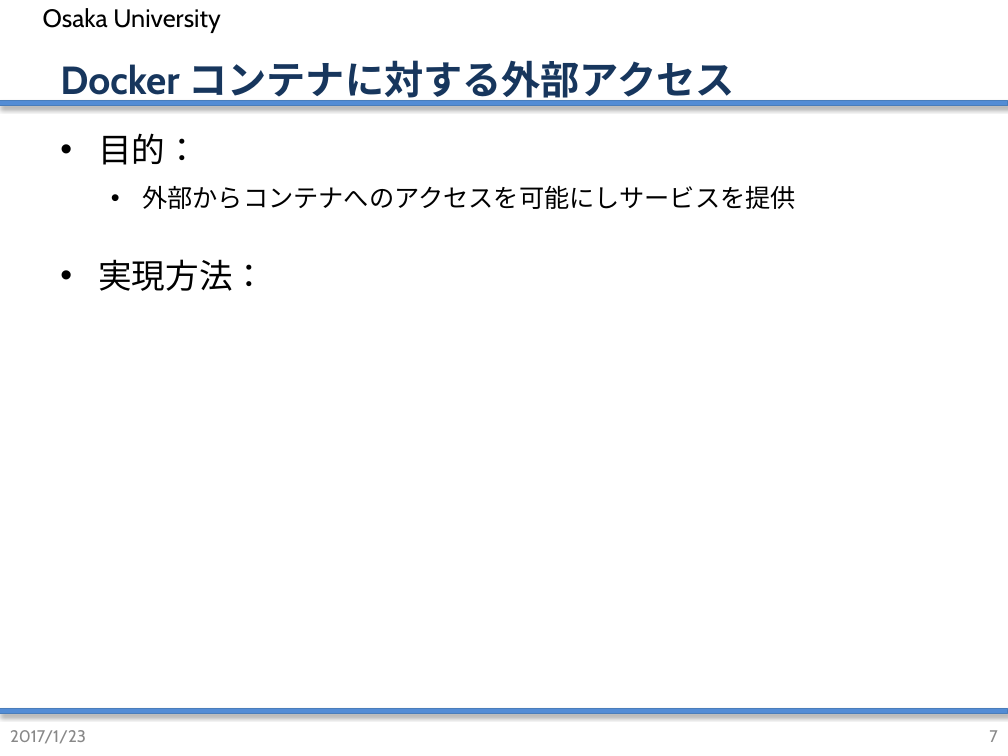
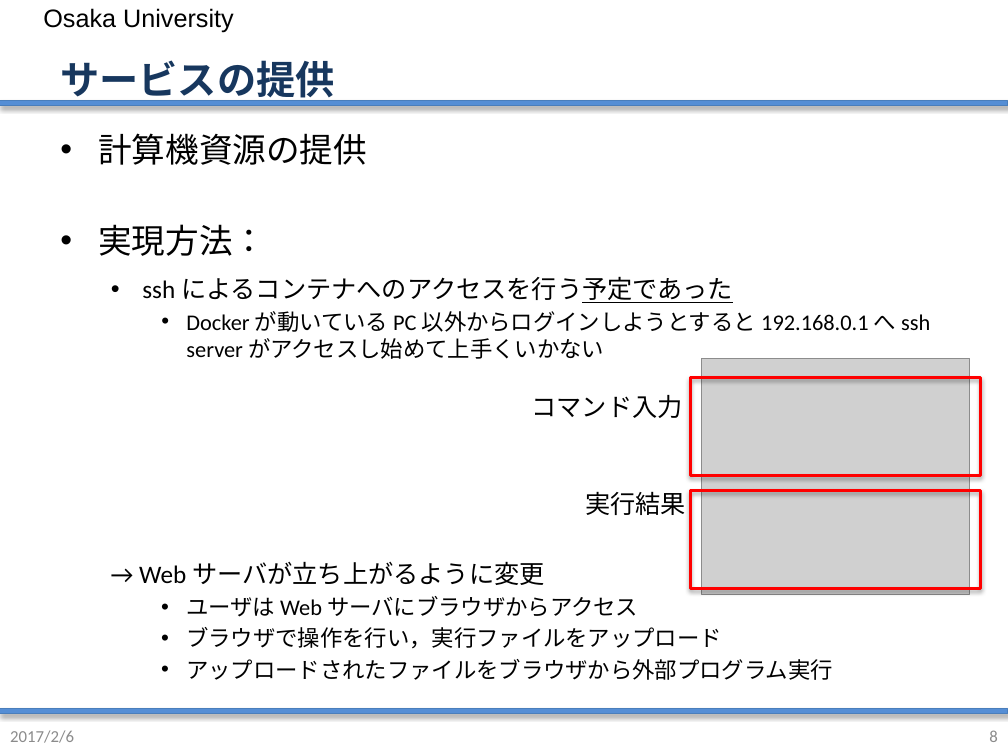
Before and after one commit to handai-trema/IaaS-namn, a slide deck: slide 8 of web/team-namnネットワーク演習最終課題.pptx (slide 7 before the commit). Drawn at 1008x756 pixels with LibreOffice and Linux fonts; fonts in the diff are those of the drawing; grey boxes stand for pictures; background and template pictures are left out. Boxes give left, top, right and bottom in pixels: in the first picture for what was removed or moved away, otherwise in the second. Text is boxed around its words. In the diff, an @@ line names an element or a change of style, - is before the commit and + after.

```diff
--- a/web/team-namnネットワーク演習最終課題.pptx
+++ b/web/team-namnネットワーク演習最終課題.pptx
@@ text "Osaka University" at bbox=[43, 8, 234, 33]: font Cabin to Arial; indent changed; more space between paragraphs @@
@@ title at bbox=[60, 60, 334, 105]: text changed; font Cabin to Calibri; text colour #17365D to #17375E @@
-Docker コンテナに対する外部アクセス
+サービスの提供
@@ text at bbox=[98, 133, 367, 165]: text changed; size 18 to 24 pt; font Cabin to Calibri @@
-• 目的：
-  • 外部からコンテナへのアクセスを可能にしサービスを提供
+• 計算機資源の提供
@@ text at bbox=[98, 224, 266, 256]: font Cabin to Calibri in "実現方法："; more space between paragraphs @@
@@ text at bbox=[142, 276, 930, 359]: paragraphs added @@
+  • ssh によるコンテナへのアクセスを行う予定であった
+    • Docker が動いている PC 以外からログインしようとすると 192.168.0.1 へ ssh server がアクセスし始めて上手くいかない
@@ picture added at bbox=[702, 358, 971, 594] @@
@@ group added at bbox=[531, 378, 981, 589]: 2 rectangles, 2 texts @@
+コマンド入力
+実行結果
@@ text added at bbox=[139, 561, 833, 680], 16 pt, text #000000 @@
+  → Web サーバが立ち上がるように変更
+    • ユーザは Web サーバにブラウザからアクセス
+    • ブラウザで操作を行い，実行ファイルをアップロード
+    • アップロードされたファイルをブラウザから外部プログラム実行
@@ text at bbox=[10, 730, 74, 743]: text changed; font Cabin to Calibri; text colour #888888 to #8C8C8C @@
-2017/1/23
+2017/2/6
@@ page number at bbox=[989, 730, 997, 742]: text changed; font Cabin to Calibri; text colour #888888 to #8C8C8C @@
-7
+8
```
Also in this commit, not shown: 10 other slides changed, 6 slides added, 4 slides removed, 1 other file.
